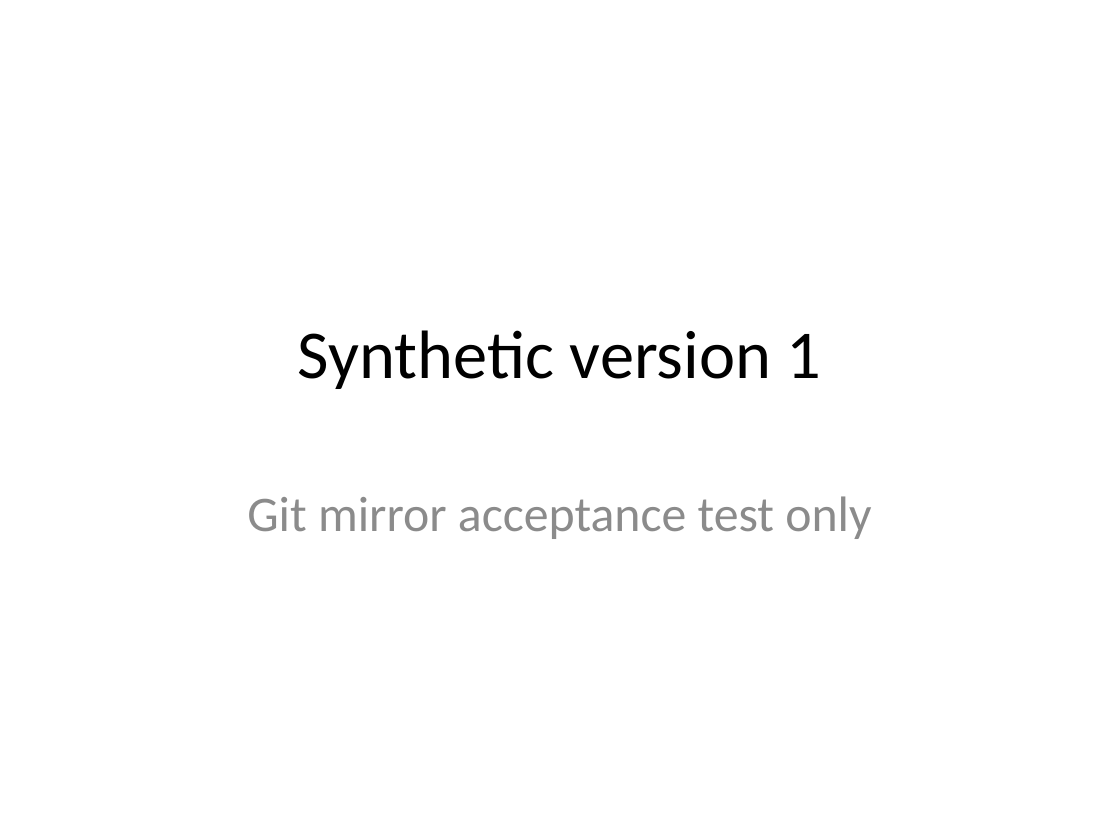
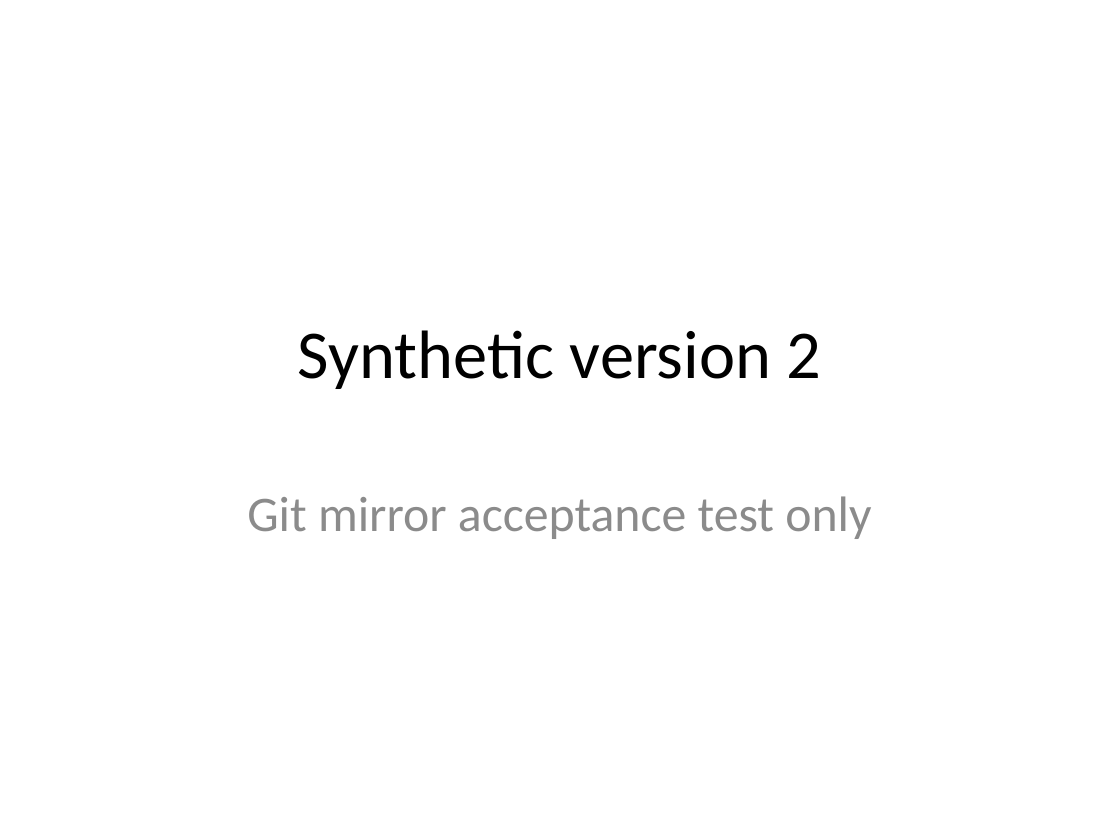
Before and after one commit to umayabara3/git-github-performance-20261012-cf4a7261, a slide deck: slide 1 of docs/説明.pptx. Drawn at 1120x840 pixels with LibreOffice and Linux fonts; fonts in the diff are those of the drawing. Boxes give left, top, right and bottom in pixels: in the first picture for what was removed or moved away, otherwise in the second. Text is boxed around its words. In the diff, an @@ line names an element or a change of style, - is before the commit and + after.

Commit message:
Synthetic acceptance fixtures V2

```diff
--- a/docs/説明.pptx
+++ b/docs/説明.pptx
@@ title at <box>298,330,822,389</box>: text changed @@
-Synthetic version 1
+Synthetic version 2
```
Also in this commit, not shown: 8 other files.
